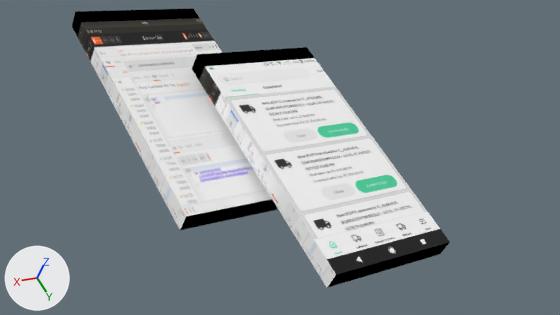
Two versions of the Blender file src/assets/imgs/atlantic-grains/3d.blend, one commit apart.
Both versions are drawn from the file's camera 'Camera'. The axes (+X, +Y, +Z) are drawn at lower left. The lights are the same throughout.
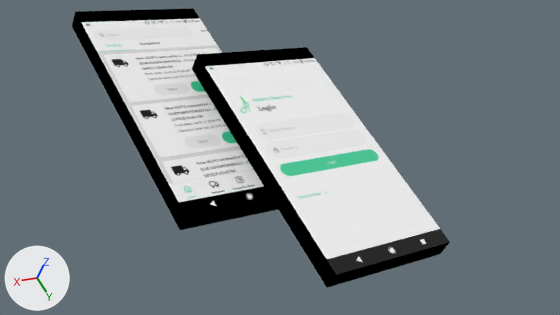
The change in detail:
Picture '0.png' (img_0_png) is new.
Material 'Material' (mat_material) changes its picture from img_3_png_001 to img_1_png_001.
Material 'Material.009' (mat_material_009) changes its picture from img_1_png_001 to img_0_png.
me_cube has 8 vertices, 6 faces and spans x -1.0..1.0, y -1.0..1.0, z -1.0..1.0.
me_cube is used by ob_cube; location (0.0, 0.0, 0.0); scale (1.8, 3.3, 0.25).
me_cube part 1: all 1 face that had it switch from mat_material_006 (picture img_4_png) to mat_material_001 (black #000000).
me_cube_001 has 8 vertices, 6 faces and spans x -1.0..1.0, y -1.0..1.0, z -1.0..1.0.
me_cube_001 is used by ob_cube_001; location (-2.16, 2.7, 0.74); scale (1.8, 3.3, 0.25).
me_cube_001 part 2: all 1 face that had it switch from mat_material_005 (picture img_4_png) to mat_material_002 (black #000000).

Changed parts and their boxes (x1, y1, x2, y2) in the pictures (560 x 315 px):
'Cube.001', surface changed, recoloured
    both: (199, 66, 433, 288)
'Cube', surface changed, recoloured
    both: (78, 18, 278, 230)
part 1 of me_cube, recoloured (grey to black)
    both: (78, 23, 186, 230)
part 2 of me_cube_001, recoloured (white to black)
    both: (199, 67, 336, 287)
